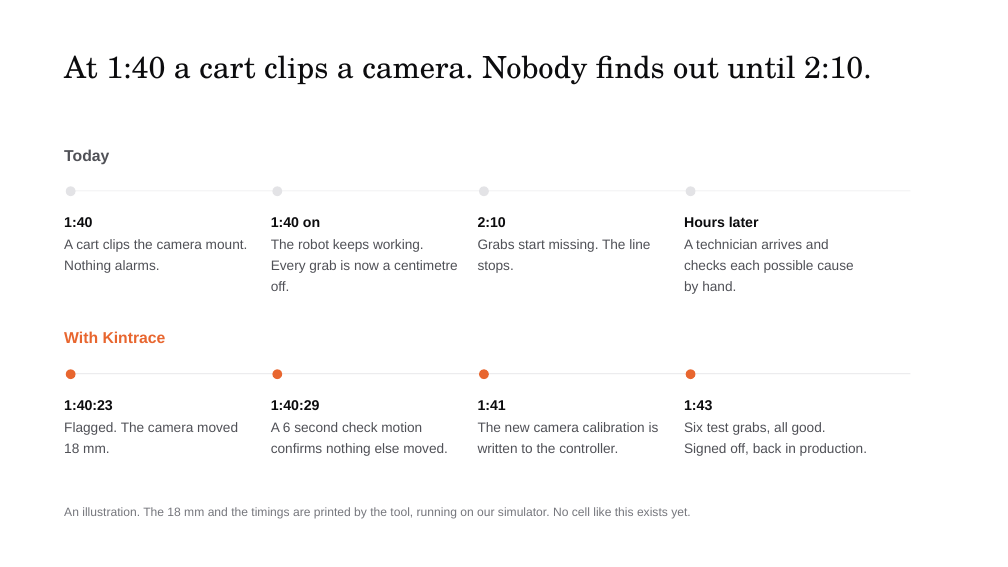
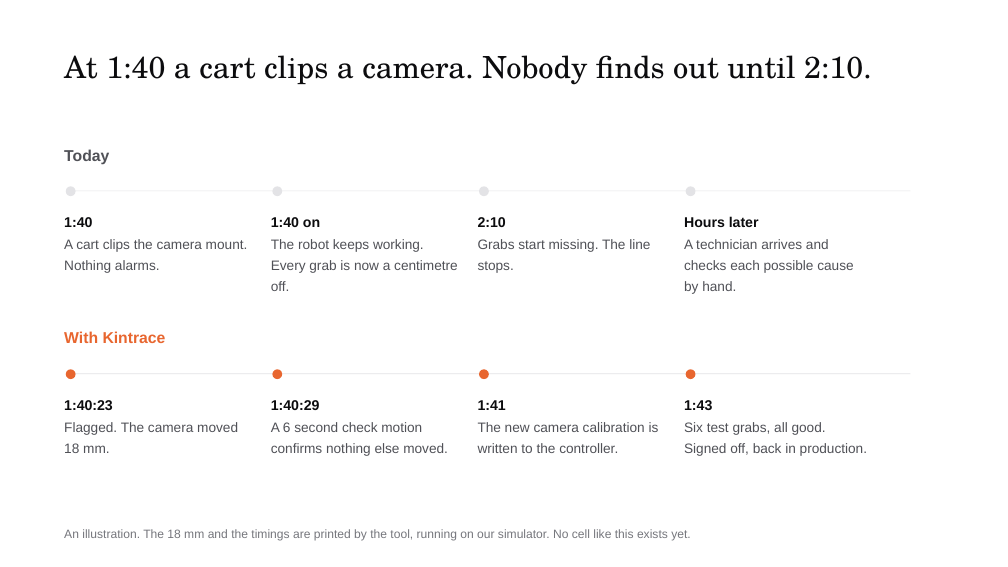
Before and after one commit to RithikSatarla/respitelabs, a slide deck: slide 2 of pitch/Kintrace-deck.pptx. Drawn at 1008x567 pixels with LibreOffice and Linux fonts; fonts in the diff are those of the drawing. Boxes give left, top, right and bottom in pixels: in the first picture for what was removed or moved away, otherwise in the second. Text is boxed around its words. In the diff, an @@ line names an element or a change of style, - is before the commit and + after.

```diff
--- a/pitch/Kintrace-deck.pptx
+++ b/pitch/Kintrace-deck.pptx
@@ text "An illustration. The 18 mm ..." moved from (x1=64, y1=507, x2=690, y2=518) to (x1=64, y1=529, x2=690, y2=541) @@
```
Also in this commit, not shown: 9 other slides changed, 11 other files.
